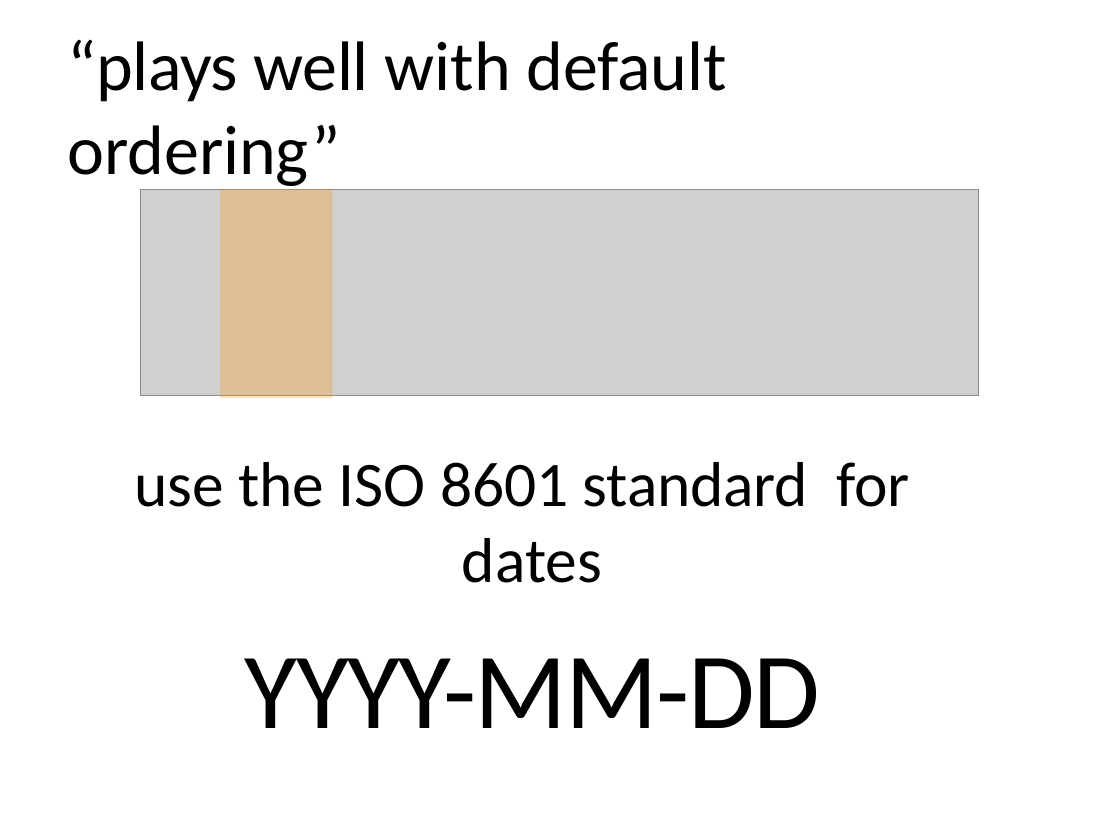
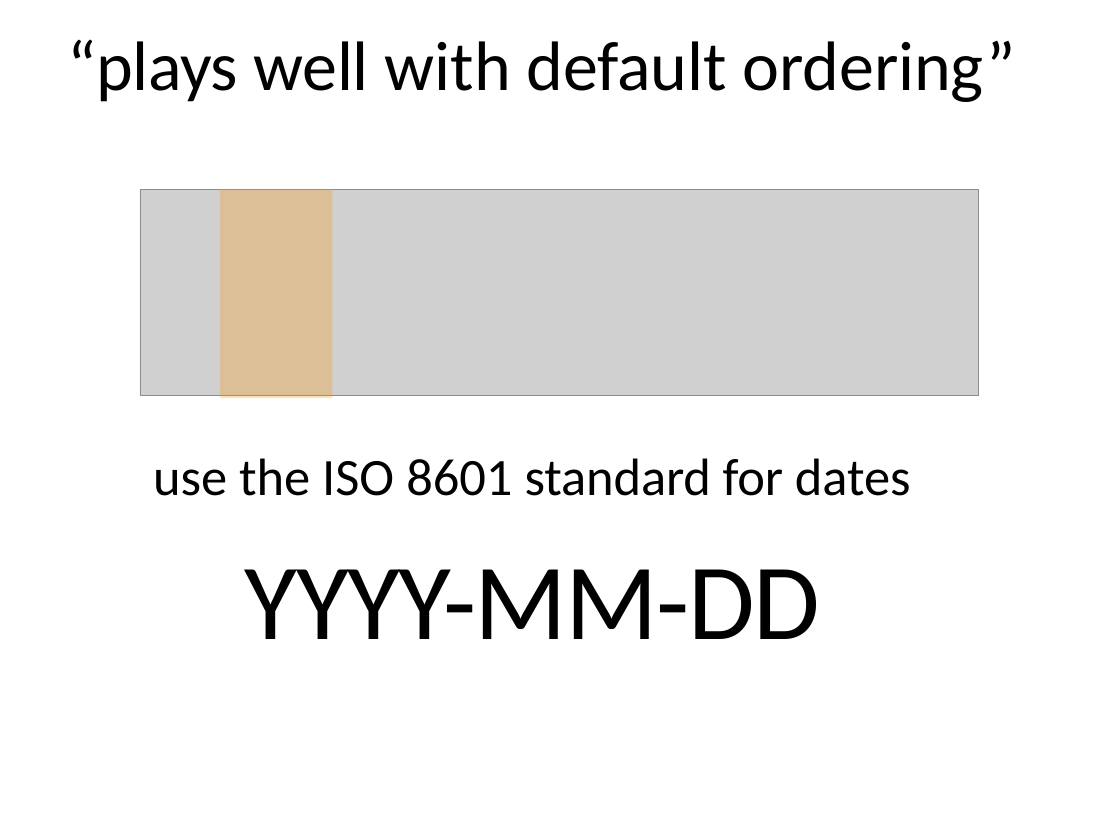
Before and after one commit to cmgienger/rmd_best_practices, a slide deck: slide 20 of documents/0-best-practices.pptx. Drawn at 1120x840 pixels with LibreOffice and Linux fonts; fonts in the diff are those of the drawing; grey boxes stand for pictures. Boxes give left, top, right and bottom in pixels: in the first picture for what was removed or moved away, otherwise in the second. Text is boxed around its words. In the diff, an @@ line names an element or a change of style, - is before the commit and + after.

```diff
--- a/documents/0-best-practices.pptx
+++ b/documents/0-best-practices.pptx
@@ title "“plays well with default ordering”" rewrapped from [68, 39, 727, 191] to [68, 39, 1016, 102] @@
@@ text at [153, 458, 911, 496]: size 58 to 48 pt in "use the ISO 8601 standard for dates" @@
```
Also in this commit, not shown: 26 other slides changed, 2 other files.
